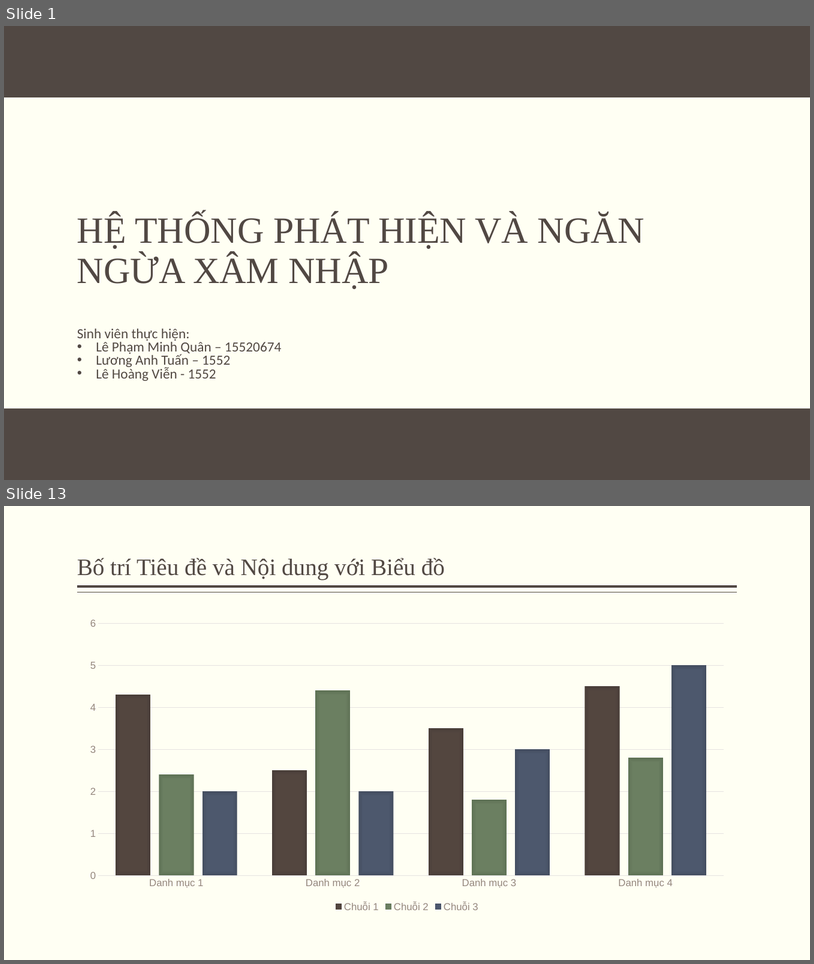
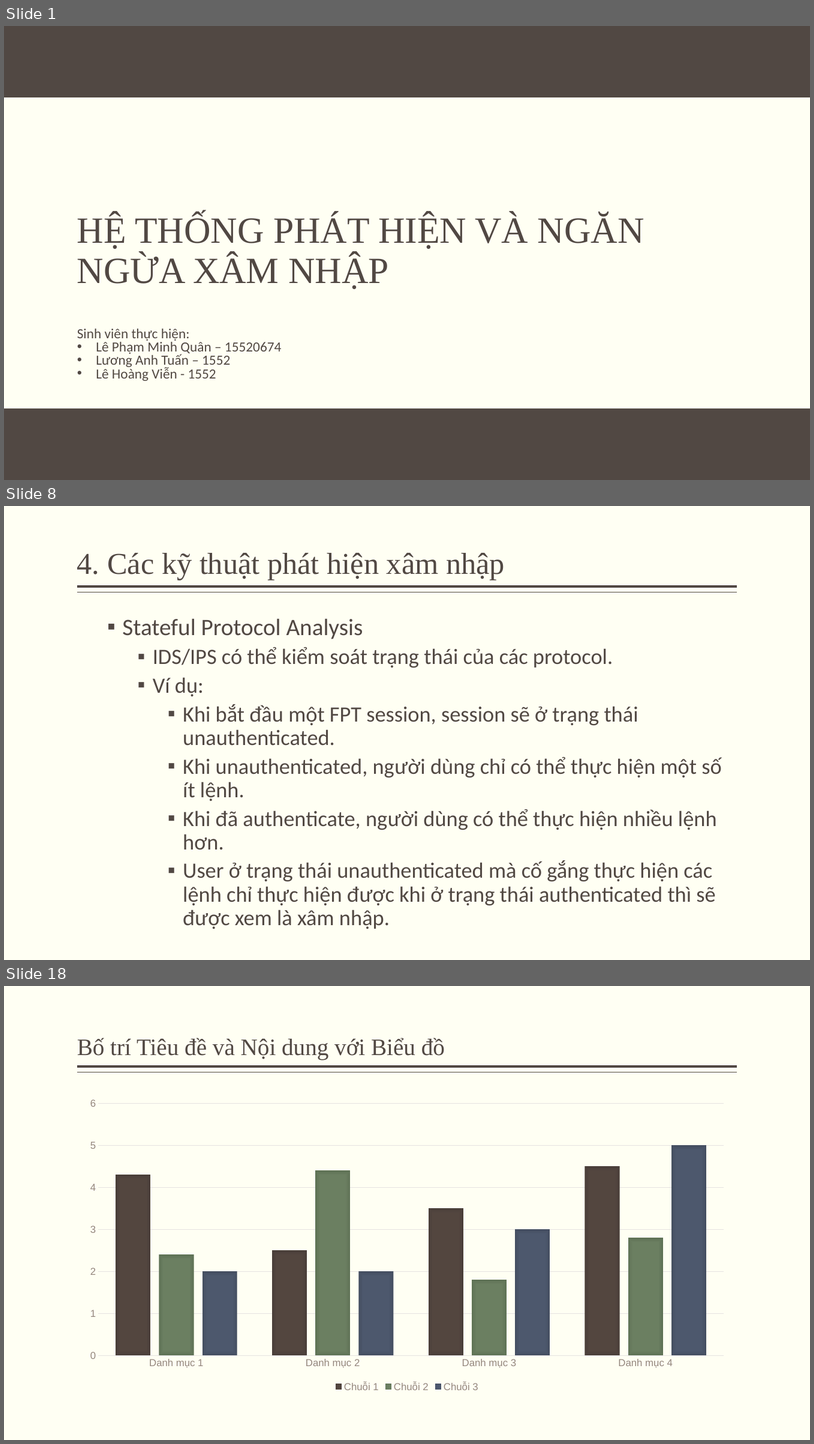
Before and after one commit to minhquan1418/do_an_ATMNC, a slide deck: silde.pptx. Shown one above the other, each under a label of ours: slides 1 and 13 before the commit, slides 1, 8 and 18 after it; the slides between them are not shown. The pictures are 814x964 and 814x1444 pixels, drawn with LibreOffice and Linux fonts; fonts in the diff are those of the drawing; background and template pictures are left out. Boxes give left, top, right and bottom in pixels: in the first picture for what was removed or moved away, otherwise in the second. Text is boxed around its words. In the diff, an @@ line names an element or a change of style, - is before the commit and + after.

```diff
--- a/silde.pptx
+++ b/silde.pptx
@@ slide 8 added at bbox=[4, 506, 810, 960], background #FFFFF3; not listed: 2 template elements that a slide beside it also shows @@
@@ title added at bbox=[77, 553, 505, 580], 36 pt, text #514843 @@
+4. Các kỹ thuật phát hiện xâm nhập
@@ text added at bbox=[122, 618, 722, 928], 26 pt, text #514843 @@
+  ▪ Stateful Protocol Analysis
+    ▪ IDS/IPS có thể kiểm soát trạng thái của các protocol.
+    ▪ Ví dụ:
+      ▪ Khi bắt đầu một FPT session, session sẽ ở trạng thái unauthenticated.
+      ▪ Khi unauthenticated, người dùng chỉ có thể thực hiện một số ít lệnh.
+      ▪ Khi đã authenticate, người dùng có thể thực hiện nhiều lệnh hơn.
+      ▪ User ở trạng thái unauthenticated mà cố gắng thực hiện các lệnh chỉ thực hiện được khi ở trạng thái authenticated thì sẽ được xem là xâm nhập.
@@ what was slide 13 is now slide 18 @@
```
Also in this commit, not shown: 3 slides changed, 12 other slides added, 8 slides removed.
